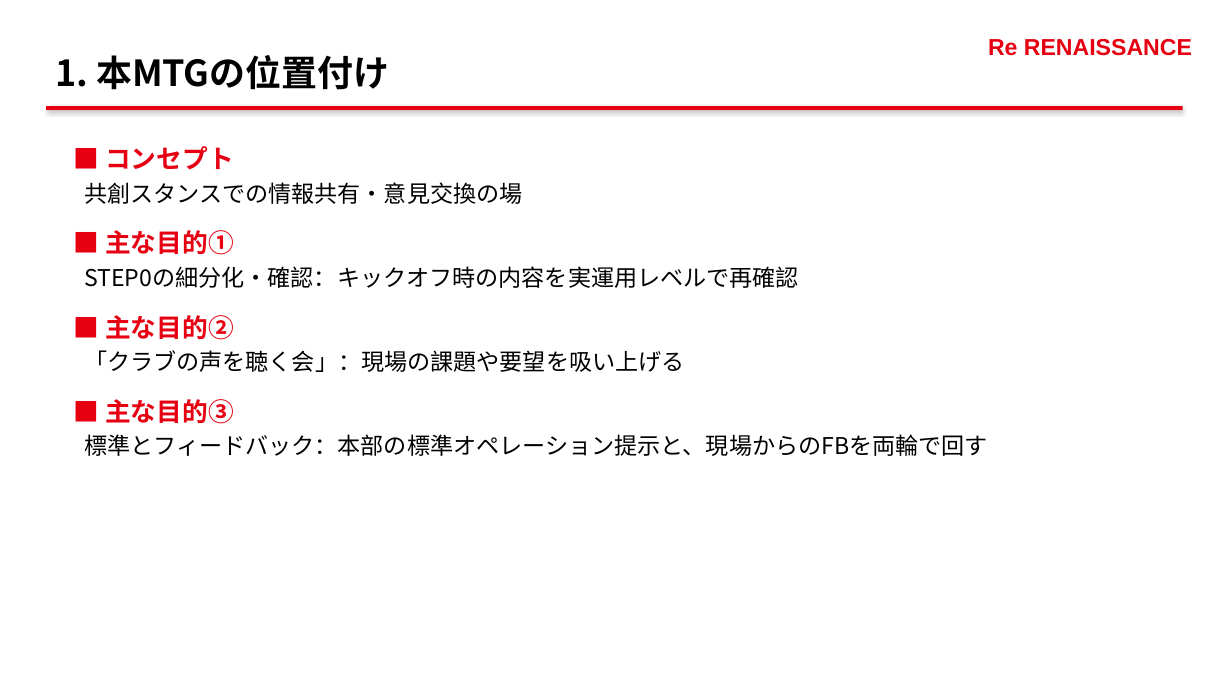
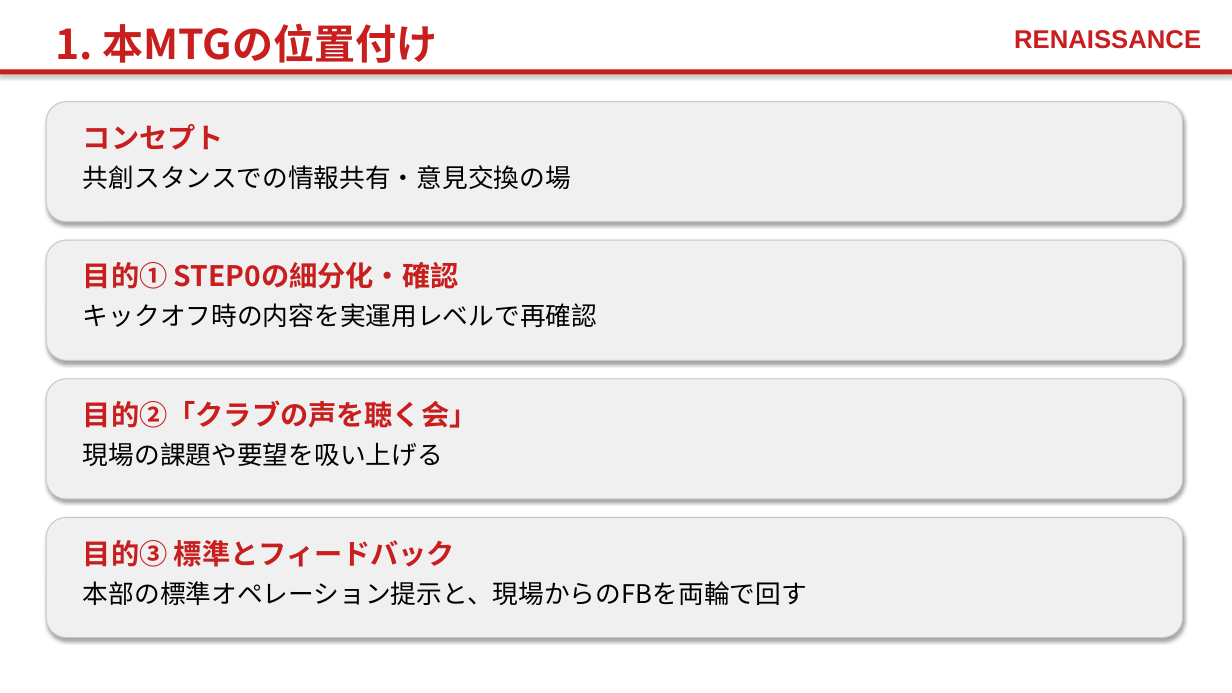
Before and after one commit to pippo2734/my-claude-skills, a slide deck: slide 2 of RURA_followup_mtg.pptx. Drawn at 1232x693 pixels with LibreOffice and Linux fonts; fonts in the diff are those of the drawing. Boxes give left, top, right and bottom in pixels: in the first picture for what was removed or moved away, otherwise in the second. Text is boxed around its words. In the diff, an @@ line names an element or a change of style, - is before the commit and + after.

```diff
--- a/RURA_followup_mtg.pptx
+++ b/RURA_followup_mtg.pptx
@@ text "1. 本MTGの位置付け" moved from (x1=55, y1=55, x2=389, y2=90) to (x1=55, y1=23, x2=437, y2=70) @@
@@ text "1. 本MTGの位置付け" at (x1=55, y1=23, x2=437, y2=70): size 28 to 32 pt, text colour #000000 to #C81E1E @@
@@ text at (x1=1014, y1=30, x2=1201, y2=49): text changed; size 18 to 20 pt; text colour #E60012 to #C81E1E @@
-Re RENAISSANCE
+RENAISSANCE
@@ rectangle resized from (x1=46, y1=106, x2=1183, y2=110) to (x1=0, y1=69, x2=1232, y2=75) @@
@@ rectangle at (x1=0, y1=69, x2=1232, y2=75): fill #E60012 to #C81E1E @@
@@ rounded rectangle added at (x1=46, y1=102, x2=1183, y2=222), fill #F0F0F0, outline #C8C8C8 0.75 pt @@
@@ text added at (x1=83, y1=124, x2=224, y2=150), 22 pt, text #C81E1E, bold @@
+コンセプト
@@ text removed at (x1=84, y1=146, x2=988, y2=456) @@
-■ コンセプト
-共創スタンスでの情報共有・意見交換の場
-■ 主な目的①
-STEP0の細分化・確認：キックオフ時の内容を実運用レベルで再確認
-■ 主な目的②
-「クラブの声を聴く会」：現場の課題や要望を吸い上げる
-■ 主な目的③
-標準とフィードバック：本部の標準オペレーション提示と、現場からのFBを両輪で回す
@@ text added at (x1=83, y1=165, x2=571, y2=189), 20 pt, text #000000 @@
+共創スタンスでの情報共有・意見交換の場
@@ rounded rectangle added at (x1=46, y1=240, x2=1183, y2=360), fill #F0F0F0, outline #C8C8C8 0.75 pt @@
@@ text added at (x1=83, y1=262, x2=459, y2=289), 22 pt, text #C81E1E, bold @@
+目的① STEP0の細分化・確認
@@ text added at (x1=83, y1=303, x2=597, y2=327), 20 pt, text #000000 @@
+キックオフ時の内容を実運用レベルで再確認
@@ rounded rectangle added at (x1=46, y1=379, x2=1183, y2=499), fill #F0F0F0, outline #C8C8C8 0.75 pt @@
@@ text added at (x1=83, y1=400, x2=478, y2=428), 22 pt, text #C81E1E, bold @@
+目的②「クラブの声を聴く会」
@@ text added at (x1=83, y1=442, x2=443, y2=466), 20 pt, text #000000 @@
+現場の課題や要望を吸い上げる
@@ rounded rectangle added at (x1=46, y1=518, x2=1183, y2=638), fill #F0F0F0, outline #C8C8C8 0.75 pt @@
@@ text added at (x1=83, y1=540, x2=455, y2=567), 22 pt, text #C81E1E, bold @@
+目的③ 標準とフィードバック
@@ text added at (x1=83, y1=581, x2=807, y2=605), 20 pt, text #000000 @@
+本部の標準オペレーション提示と、現場からのFBを両輪で回す
```
Also in this commit, not shown: 19 other slides changed, 1 other file.
